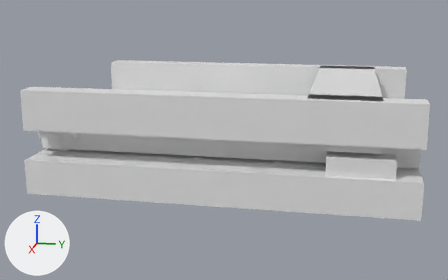
The glTF model assets/source/infrastructure/directorate/conveyors/models/io_in/idle_no_input_lod1.glb, before and after one commit.
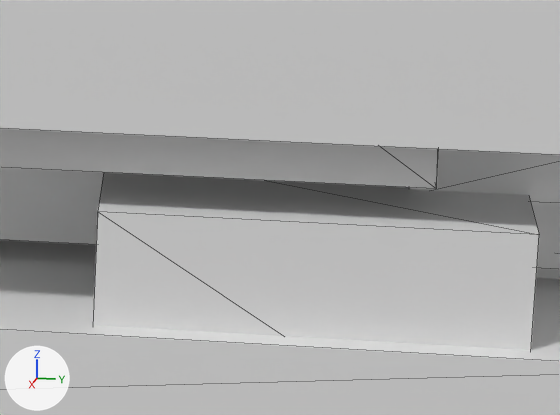
Each version appears first whole from a 50 mm lens placed at (0.3955, 0.0703, 0.4065), pointed at (0.0043, -0.0079, 0.3087), and next in a close-up on the part from 69% to 89% of the width and 44% to 68% of the height. The lights are fixed; the arrows at lower left show +X, +Y and +Z. The last two pictures show the newer version. The close-ups show mesh edges as thin lines. Vertices at exactly the same position are counted once.

Objects in the first close-up: 'idle_no_input_lod1'.
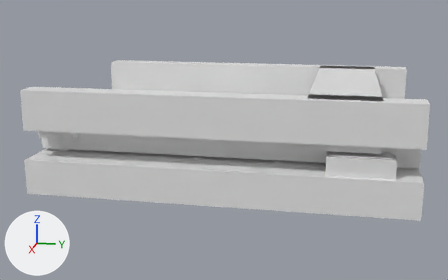
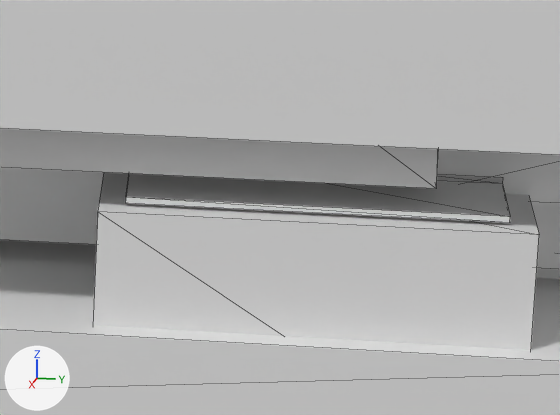
What differs and where, as boxes [x1, y1, x2, y2] in the close-ups (560 x 415 px):
part 1 of me_idle_no_input_lod1, added: after [125, 173, 510, 223]
part 2 of me_idle_no_input_lod1, added: after [437, 174, 503, 184]

The change in detail:
me_idle_no_input_lod1 is used by ob_idle_no_input_lod1; location (0.0, 0.0, 0.0).
me_idle_no_input_lod1 had 220 vertices, 356 faces and spanned x -0.078..0.078, y -0.111..0.111, z 0.289..0.35.
me_idle_no_input_lod1 now has 236 vertices, 380 faces and spans x -0.078..0.078, y -0.111..0.111, z 0.289..0.35.
me_idle_no_input_lod1 part 1: a new loose piece, a box spanning x 0.05556..0.07278, y 0.06333..0.095, z 0.31972..0.32028.
me_idle_no_input_lod1 part 2: a new loose piece, a box spanning x 0.05556..0.06222, y 0.08667..0.095, z 0.32033..0.32089.
